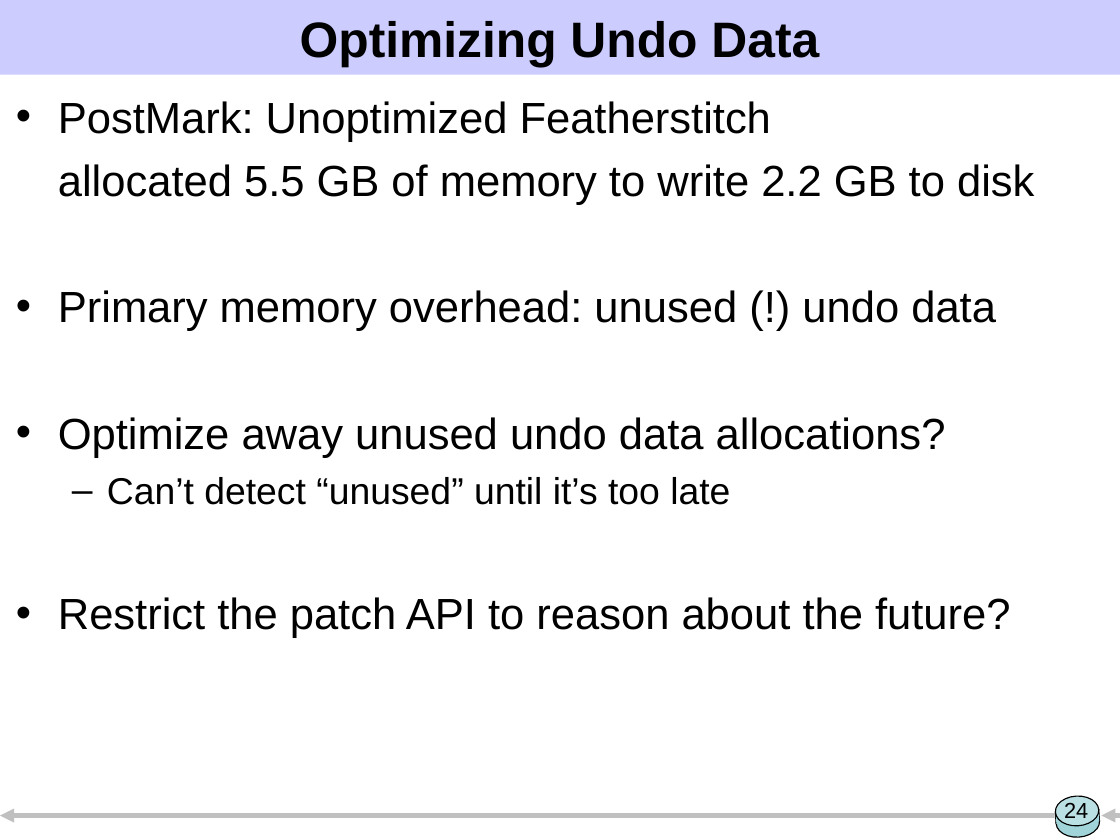
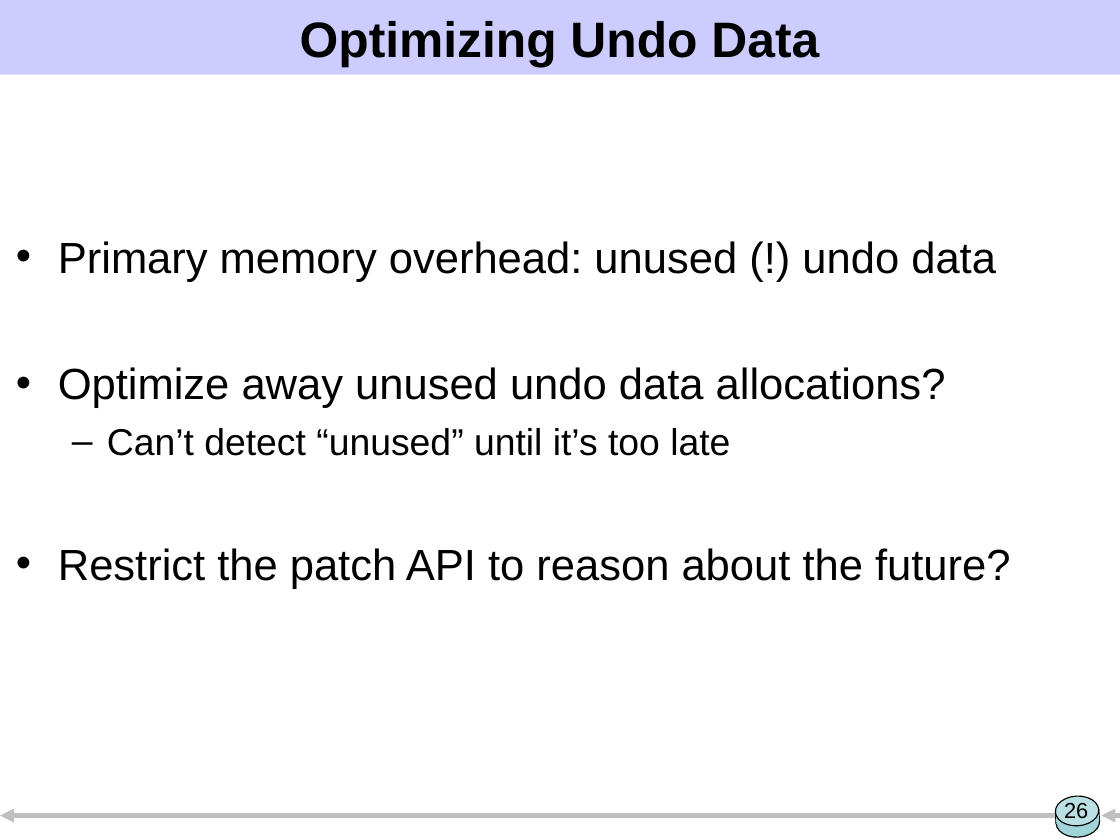
Before and after one commit to ucla-readable/fstitch-doc, a slide deck: slide 26 of sosp/pres.ppt (slide 24 before the commit). Drawn at 1120x840 pixels with LibreOffice and Linux fonts; fonts in the diff are those of the drawing. Boxes give left, top, right and bottom in pixels: in the first picture for what was removed or moved away, otherwise in the second. Text is boxed around its words. In the diff, an @@ line names an element or a change of style, - is before the commit and + after.

```diff
--- a/sosp/pres.ppt
+++ b/sosp/pres.ppt
@@ text at (x1=58, y1=101, x2=1034, y2=205): paragraphs removed @@
-• PostMark: Unoptimized Featherstitch
-allocated 5.5 GB of memory to write 2.2 GB to disk
@@ text "Primary memory overhead: unused (!) ..." moved from (x1=58, y1=101, x2=1034, y2=638) to (x1=58, y1=241, x2=1010, y2=589) @@
@@ page number at (x1=1064, y1=802, x2=1088, y2=823): text changed @@
-24
+26
```
Also in this commit, not shown: 15 other slides changed, 3 slides added, 6 slides removed.
